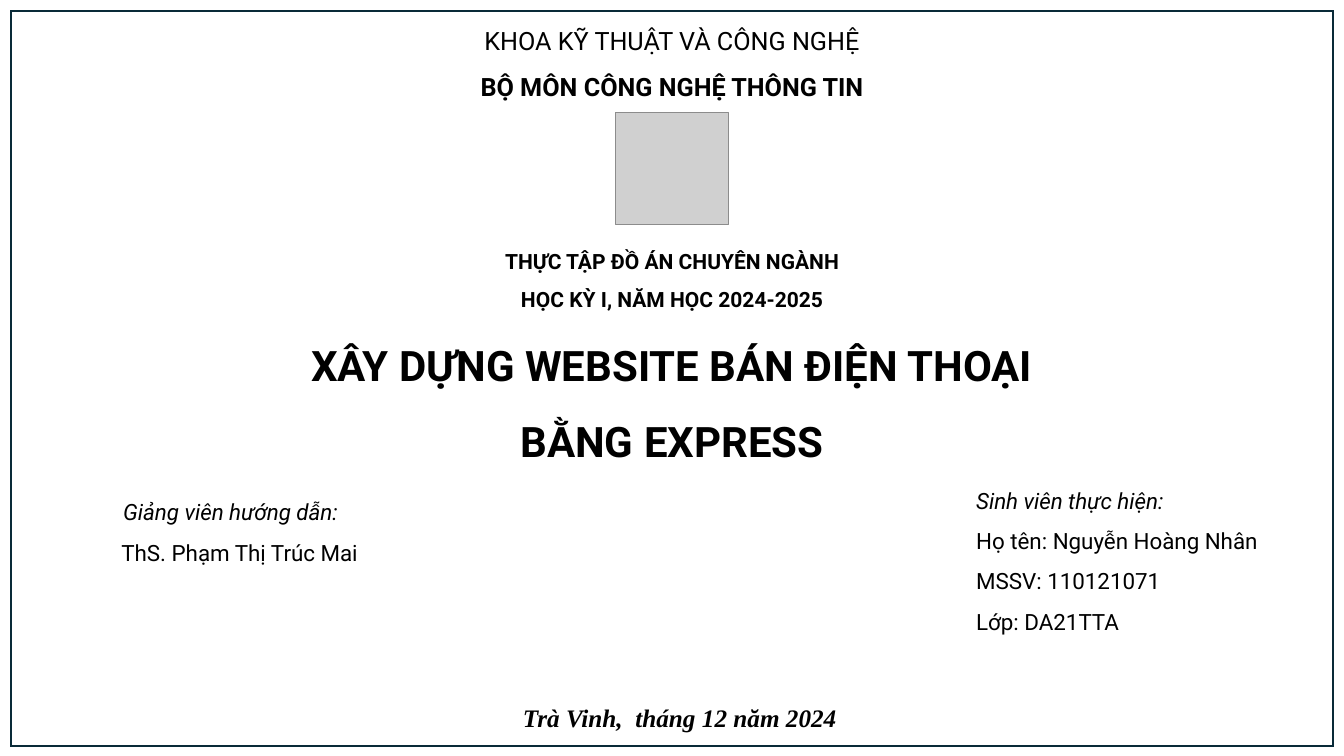
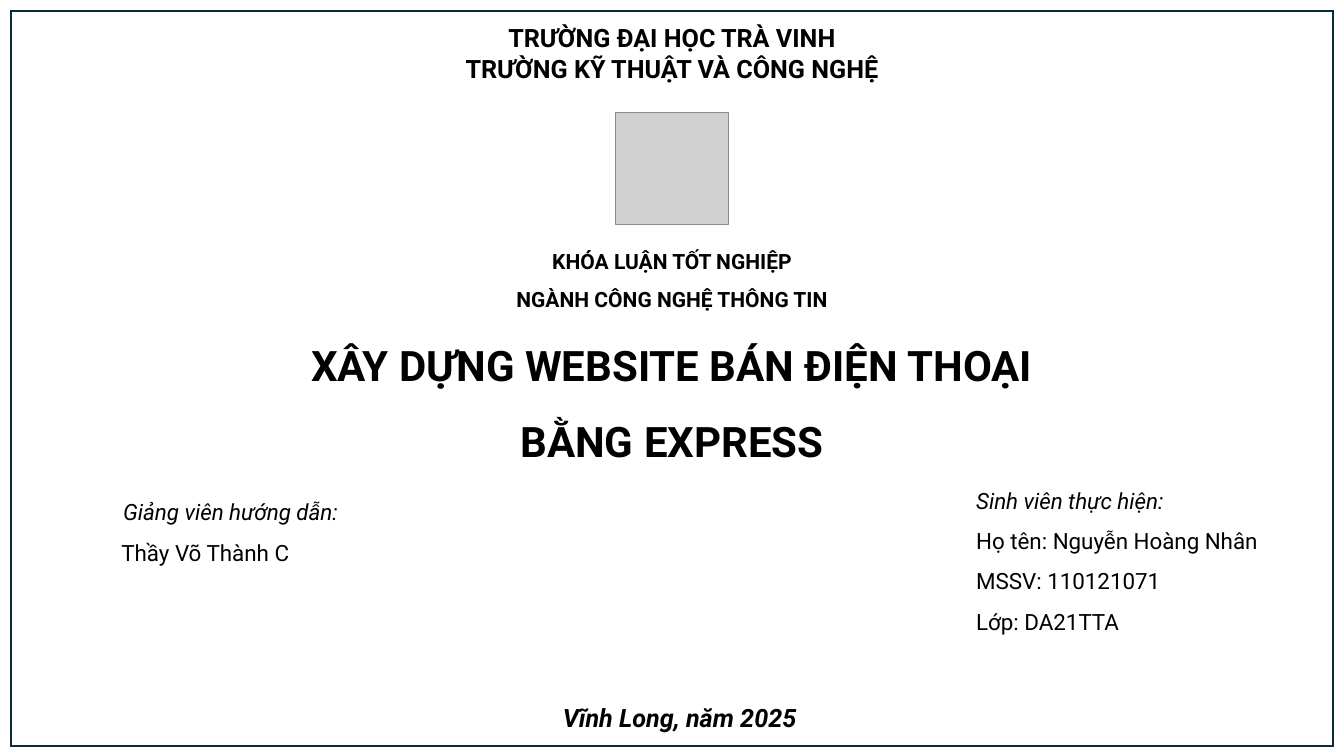
Before and after one commit to nguyenhoangnhan2102/tn-da21tta-110121071-nguyenhoangnhan-bandienthoai, a slide deck: slide 1 of docs/Chuyên ngành - Nguyễn Hoàng Nhân - DA21TTA - 110121071.pptx. Drawn at 1344x756 pixels with LibreOffice and Linux fonts; fonts in the diff are those of the drawing; grey boxes stand for pictures. Boxes give left, top, right and bottom in pixels: in the first picture for what was removed or moved away, otherwise in the second. Text is boxed around its words. In the diff, an @@ line names an element or a change of style, - is before the commit and + after.

```diff
--- a/docs/Chuyên ngành - Nguyễn Hoàng Nhân - DA21TTA - 110121071.pptx
+++ b/docs/Chuyên ngành - Nguyễn Hoàng Nhân - DA21TTA - 110121071.pptx
@@ text at [466,25,878,83]: text changed; bold on @@
-KHOA KỸ THUẬT VÀ CÔNG NGHỆ
-BỘ MÔN CÔNG NGHỆ THÔNG TIN
+TRƯỜNG ĐẠI HỌC TRÀ VINH
+TRƯỜNG KỸ THUẬT VÀ CÔNG NGHỆ
@@ text at [516,249,827,311]: text changed @@
-THỰC TẬP ĐỒ ÁN CHUYÊN NGÀNH
-HỌC KỲ I, NĂM HỌC 2024-2025
+KHÓA LUẬN TỐT NGHIỆP
+NGÀNH CÔNG NGHỆ THÔNG TIN
@@ text at [121,542,290,566]: text changed @@
-ThS. Phạm Thị Trúc Mai
+Thầy Võ Thành C
@@ text at [563,708,796,733]: text changed; font Times New Roman to Roboto @@
-Trà Vinh, tháng 12 năm 2024
+Vĩnh Long, năm 2025
```
Also in this commit, not shown: 9 other slides changed, 1 slide added, 1 slide removed.
